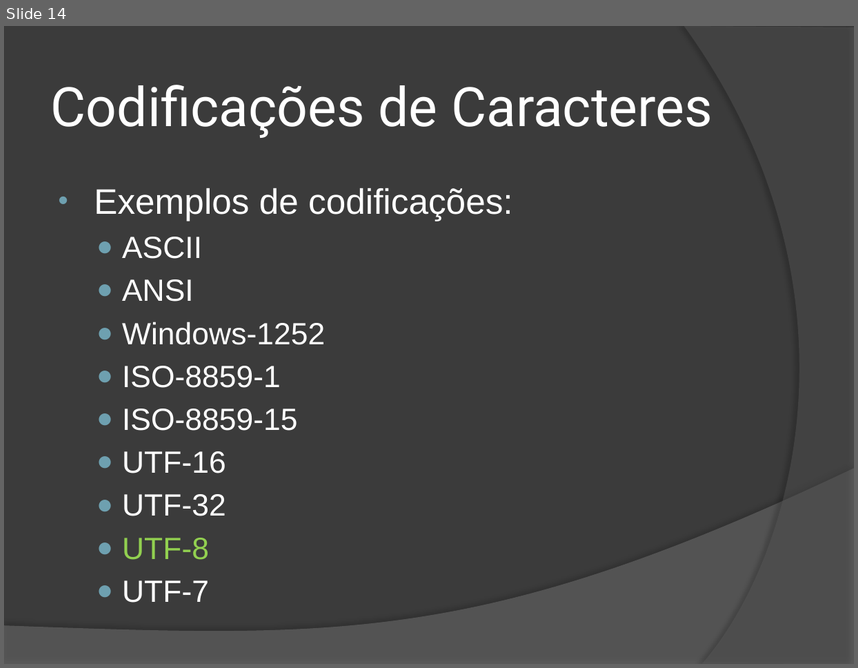
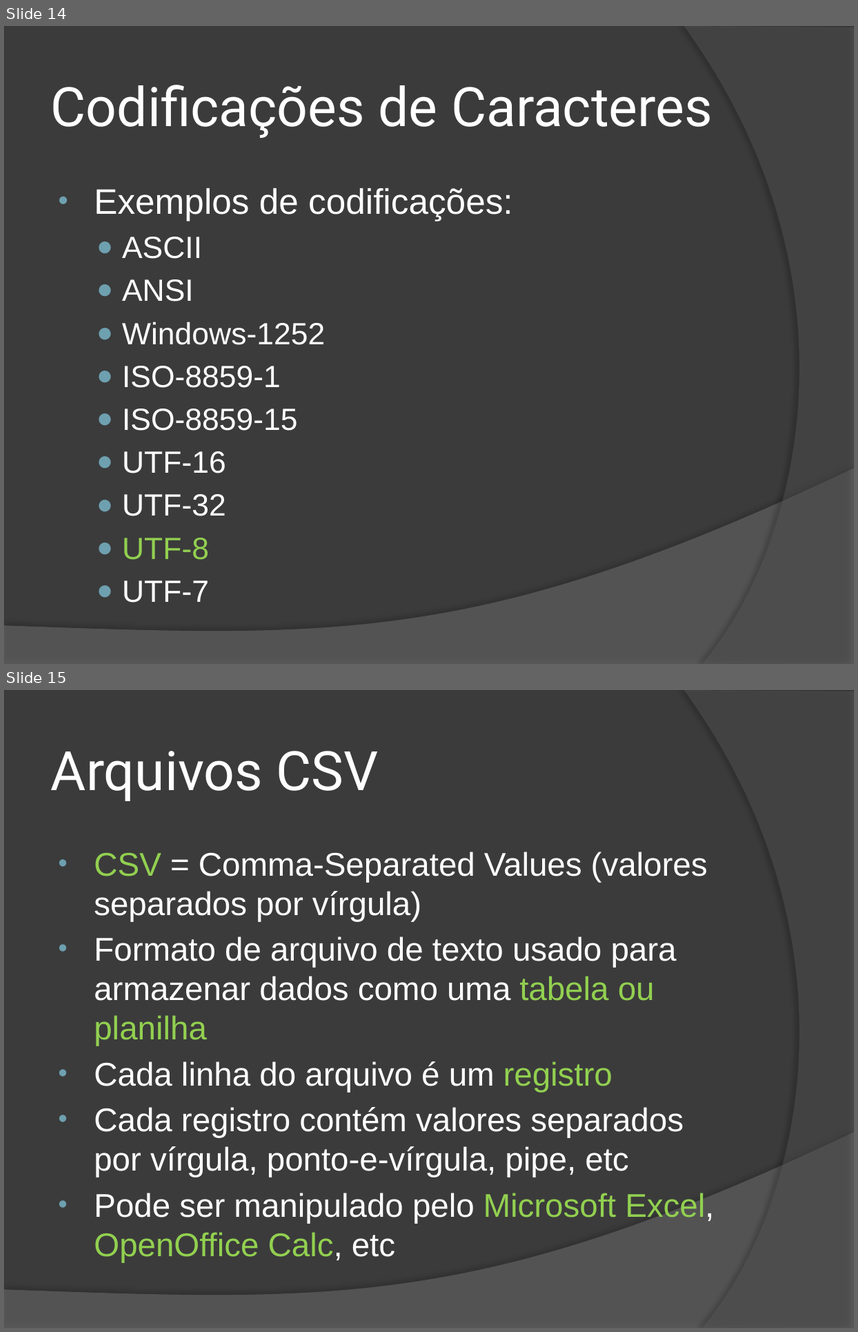
Before and after one commit to wind39/wind39.github.io, a slide deck: curso/modulo2capitulo3-off.pptx. Shown one above the other, each under a label of ours: slide 14 before the commit, slides 14 and 15 after it. The pictures are 858x668 and 858x1332 pixels, drawn with LibreOffice and Linux fonts; fonts in the diff are those of the drawing. Boxes give left, top, right and bottom in pixels: in the first picture for what was removed or moved away, otherwise in the second. Text is boxed around its words. In the diff, an @@ line names an element or a change of style, - is before the commit and + after.

```diff
--- a/curso/modulo2capitulo3-off.pptx
+++ b/curso/modulo2capitulo3-off.pptx
@@ slide 15 added at box(4, 690, 854, 1328), background #3B3B3B; not listed: 2 template elements that a slide beside it also shows @@
@@ title added at box(51, 751, 379, 801), 46 pt, text #FFFFFF @@
+Arquivos CSV
@@ text added at box(94, 851, 714, 1262), 27.8 pt, text #FFFFFF @@
+• CSV = Comma-Separated Values (valores separados por vírgula)
+• Formato de arquivo de texto usado para armazenar dados como uma tabela ou planilha
+• Cada linha do arquivo é um registro
+• Cada registro contém valores separados por vírgula, ponto-e-vírgula, pipe, etc
+• Pode ser manipulado pelo Microsoft Excel, OpenOffice Calc, etc
```
Also in this commit, not shown: 2 slides changed, 8 other slides added, 18 other files.
